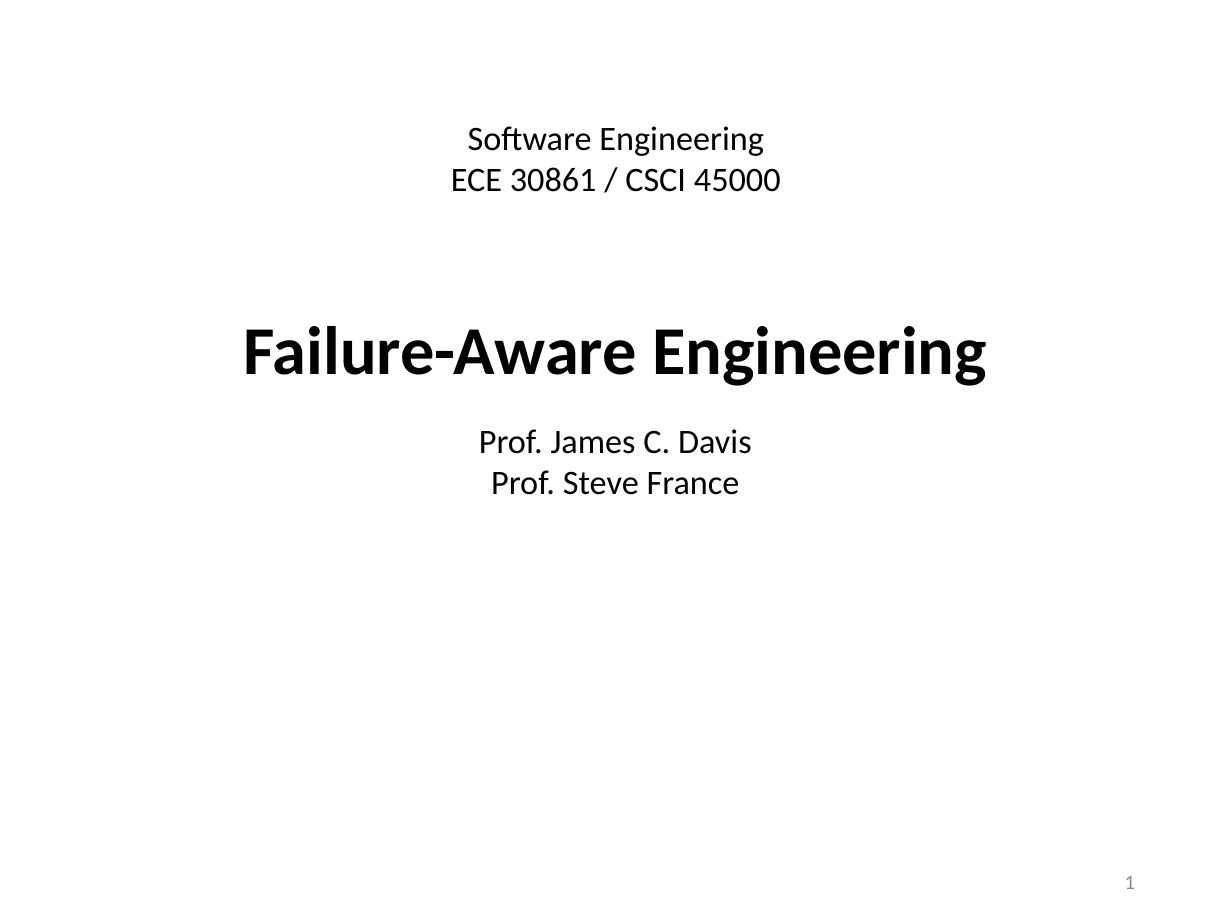
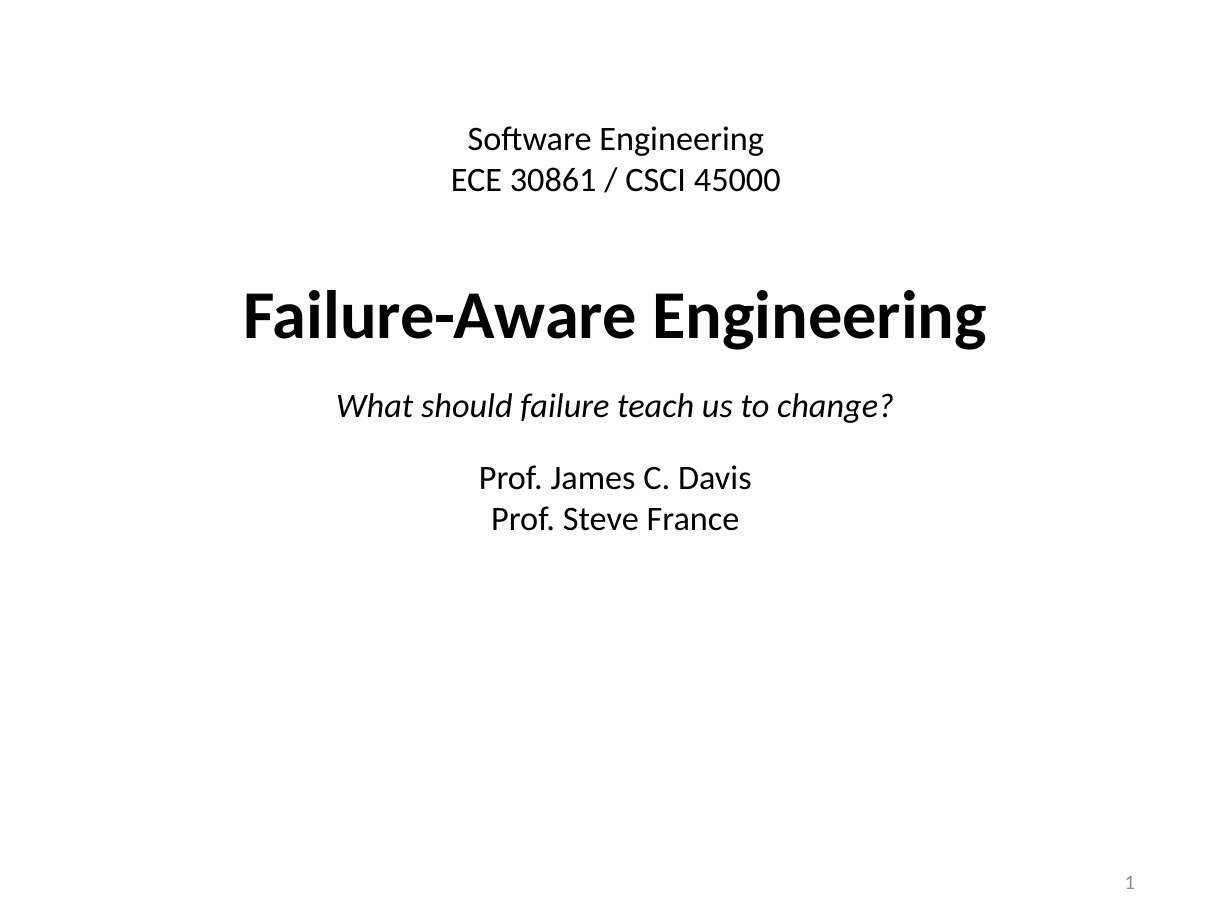
Before and after one commit to davisjam/model-based-agentic-software-engineering, a slide deck: slide 1 of course/lectures/act-2-delegation-and-control/04-failure-aware-engineering/2-4-Failure-Aware-Engineering.pptx. Drawn at 1232x924 pixels with LibreOffice and Linux fonts; fonts in the diff are those of the drawing; background and template pictures are left out. Boxes give left, top, right and bottom in pixels: in the first picture for what was removed or moved away, otherwise in the second. Text is boxed around its words. In the diff, an @@ line names an element or a change of style, - is before the commit and + after.

```diff
--- a/course/lectures/act-2-delegation-and-control/04-failure-aware-engineering/2-4-Failure-Aware-Engineering.pptx
+++ b/course/lectures/act-2-delegation-and-control/04-failure-aware-engineering/2-4-Failure-Aware-Engineering.pptx
@@ text at (336, 393, 894, 423): paragraph added @@
+What should failure teach us to change?
```
Also in this commit, not shown: 3 other slides changed, 24 slides added, 30 slides removed, 12 other files.
